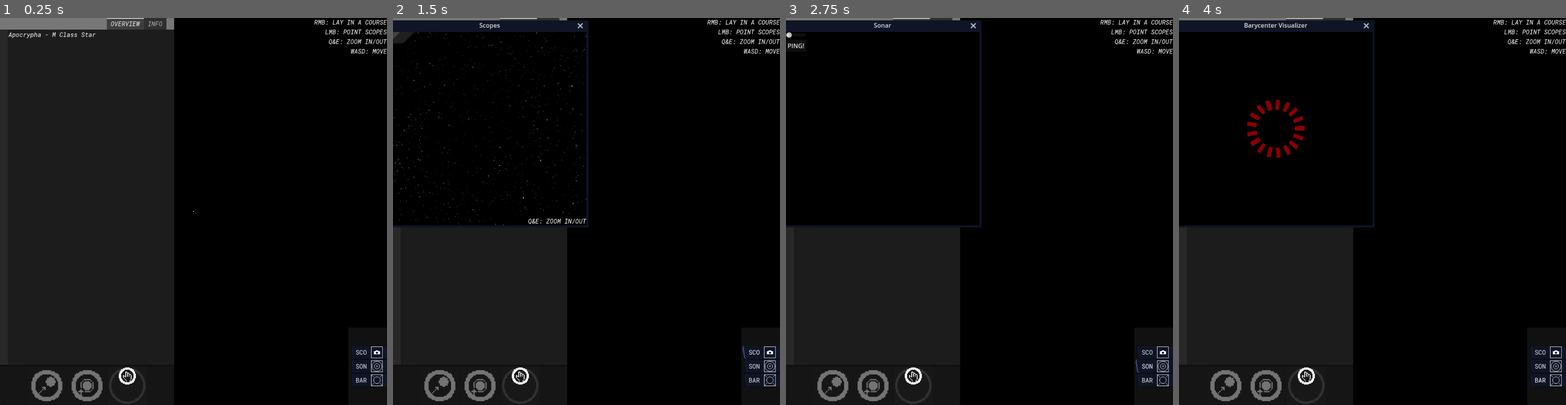
Above: before the commit, frames 1-4 (left to right).
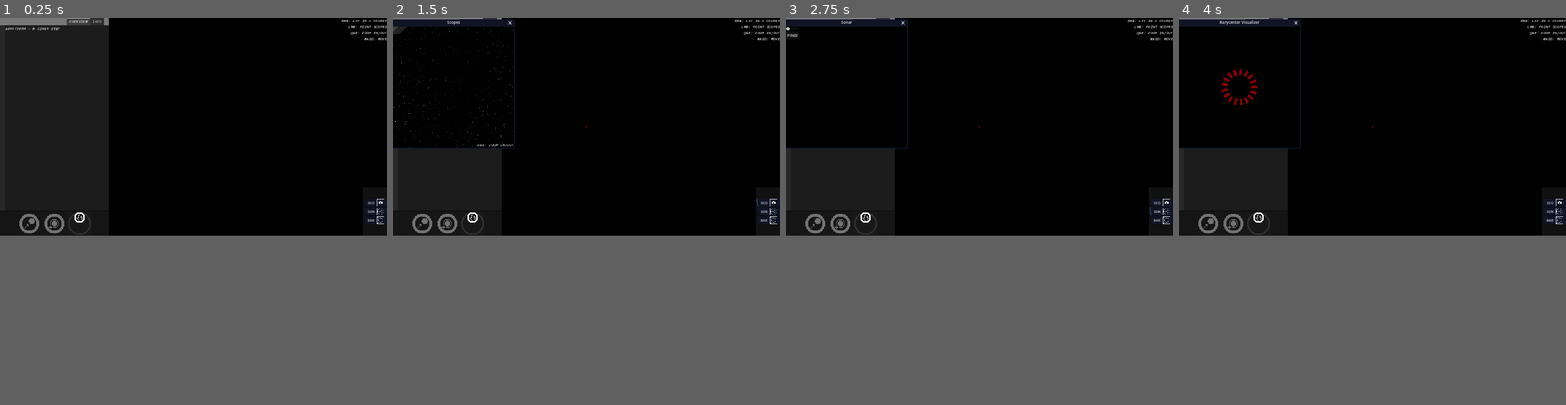
Above: after the commit, the same moments.

Repository: KermitGodFrog/Stellar-Cartography
Game: Godot game, scene res://Scenes/Game Master/gameMaster.tscn
Same seed, same stepped clock (60 frames per second), same inputs: the game is played once before the commit and once after it. Sound files missing from this copy of the repository are replaced by a short silence.
Inputs (mouse positions are in pixels of both pictures, inside the frame that each line leads up to; where the layout moved, square brackets give the same spot in the first picture):
- Up to frame 1 (0.25 s): no input
- Up to frame 2 (1.5 s): click (474, 381) [520, 385] at 0.5 s; click "SCO" at 1.25 s
- Up to frame 3 (2.75 s): click "SON" at 2 s
- Up to frame 4 (4 s): click "BAR" at 2.75 s; click "PING!" at 3.5 s
The window is 800x800 before the commit and 800x450 after it. Grey fills any space a smaller window leaves; there, only what the larger window draws over its background counts as a difference.

The runs differ from the first frame. In frame 1, 28% of the frame differs, in the area x 0-100%, y 0-100%; in frame 2, 25%; in frame 3, 25%; in frame 4, 25%.

Commit message:
Wormholes and stations now have random rotation when spawned in.

Diff:
--- a/Data/starSystemAPI.gd
+++ b/Data/starSystemAPI.gd
@@ -268,6 +268,7 @@
 		var radius = global_data.get_randf(pow(pow(10, -1.3), 0.28), pow(pow(10, 0.22), 0.28) * 0.5)
 
 		var new_wormhole = addWormhole(identifier_count, str(get_random_wormhole_name()), hook.get_identifier(), new_distance, global_data.get_randf(minimum_speed, maximum_speed), (radius / 109.1), dest_system, {"color": Color.WEB_PURPLE})
+		get_body_from_identifier(new_wormhole).rotation = deg_to_rad(global_data.get_randf(0,360))
 		if dest_system == previous_system:
 			get_body_from_identifier(new_wormhole).is_disabled = true
 		#FORCE SETS WORMHOLE COLOUR TO PURPLE!!!!!!!!!!!!
@@ -296,7 +297,8 @@
 		print(station_classification)
 		var percentage_markup = global_data.get_randi(50, 200)
 
-		addStation(identifier_count, str(get_random_station_name()), hook.get_identifier(), new_distance, global_data.get_randf(minimum_speed, maximum_speed), (radius / 109.1), station_classification, percentage_markup)
+		var new_station = addStation(identifier_count, str(get_random_station_name()), hook.get_identifier(), new_distance, global_data.get_randf(minimum_speed, maximum_speed), (radius / 109.1), station_classification, percentage_markup)
+		get_body_from_identifier(new_station).rotation = deg_to_rad(global_data.get_randf(0,360))
 
 		post_gen_location_candidates.remove_at(post_gen_location_candidates.find(location))
 	pass
--- a/Scenes/Game/game.gd
+++ b/Scenes/Game/game.gd
@@ -56,7 +56,7 @@
 	createWorld()
 	world.createPlayer(3, 2)
 	world.player.resetJumpsRemaining()
-	world.player.balance = 30000
+	world.player.balance = 30000 #TEMP!!!!!!!!!!
 
 	#new game stuff
 	var new = _on_create_new_star_system(false)
@@ -65,7 +65,7 @@
 	new.generateRandomWormholes()
 	_on_switch_star_system(new)
 
-	#_on_unlock_upgrade(playerAPI.UPGRADE_ID.ADVANCED_SCANNING) #TEMP!!!!!!!!!!
+	_on_unlock_upgrade(playerAPI.UPGRADE_ID.ADVANCED_SCANNING) #TEMP!!!!!!!!!!
 	pass
 
 func _physics_process(delta):
--- a/Scenes/System Map/system_map.gd
+++ b/Scenes/System Map/system_map.gd
@@ -199,7 +199,7 @@
 				orbit_line_opacity_hint = lerp(orbit_line_opacity_hint, 0.2, 0.05)
 				body_size_multiplier_hint = lerp(body_size_multiplier_hint, pow(camera.zoom.length(), -0.5) * 2.5, 0.05)
 				if system.get_body_from_identifier(body.hook_identifier):
-					draw_arc(system.get_body_from_identifier(body.hook_identifier).position, body.distance, -TAU, TAU, 30, Color(0, 0, 50, orbit_line_opacity_hint), 0.2, false)
+					draw_arc(system.get_body_from_identifier(body.hook_identifier).position, body.distance, -TAU, TAU, 30, Color(0.23529411764705882, 0.43137254901960786, 0.44313725490196076, orbit_line_opacity_hint), 1.0, false)
 				draw_circle(body.position, body_size_multiplier_hint, body.metadata.get("color"))
 			else:
 				orbit_line_opacity_hint = lerp(orbit_line_opacity_hint, 0.0, 0.05)
--- a/Scenes/System Map/system_map.tscn
+++ b/Scenes/System Map/system_map.tscn
@@ -65,7 +65,7 @@
 grow_vertical = 2
 
 [node name="tabs" type="TabContainer" parent="system/camera/canvas/control" groups=["FOLLOW_UPGRADE_STATE"]]
-custom_minimum_size = Vector2(450, 1000)
+custom_minimum_size = Vector2(450, 900)
 layout_mode = 1
 anchors_preset = 9
 anchor_bottom = 1.0
@@ -78,7 +78,7 @@
 
 [node name="WARNING" type="ColorRect" parent="system/camera/canvas/control/tabs"]
 visible = false
-custom_minimum_size = Vector2(450, 950)
+custom_minimum_size = Vector2(450, 850)
 layout_mode = 2
 color = Color(0.184314, 0.14902, 0.156863, 1)
 
@@ -95,12 +95,12 @@
 autowrap_mode = 2
 
 [node name="OVERVIEW" type="VBoxContainer" parent="system/camera/canvas/control/tabs"]
-custom_minimum_size = Vector2(450, 950)
+custom_minimum_size = Vector2(450, 850)
 layout_mode = 2
 theme = ExtResource("3_djc4s")
 
 [node name="system_list" type="ItemList" parent="system/camera/canvas/control/tabs/OVERVIEW"]
-custom_minimum_size = Vector2(450, 850)
+custom_minimum_size = Vector2(450, 750)
 layout_mode = 2
 size_flags_vertical = 3
 theme = ExtResource("3_djc4s")
@@ -150,7 +150,7 @@
 
 [node name="INFO" type="VBoxContainer" parent="system/camera/canvas/control/tabs"]
 visible = false
-custom_minimum_size = Vector2(450, 950)
+custom_minimum_size = Vector2(450, 850)
 layout_mode = 2
 theme = ExtResource("3_djc4s")
 
--- a/project.godot
+++ b/project.godot
@@ -22,8 +22,10 @@
 
 [display]
 
-window/size/viewport_width=1000
-window/size/viewport_height=1000
+window/size/viewport_width=1600
+window/size/viewport_height=900
+window/stretch/mode="canvas_items"
+window/stretch/aspect="expand"
 
 [input]
 
